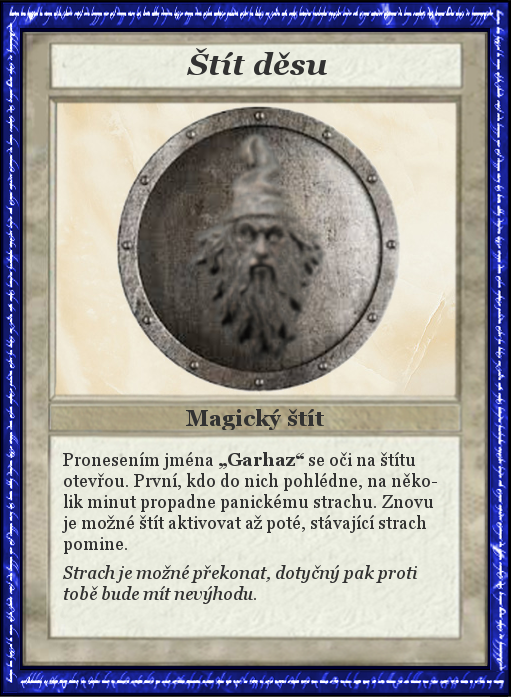
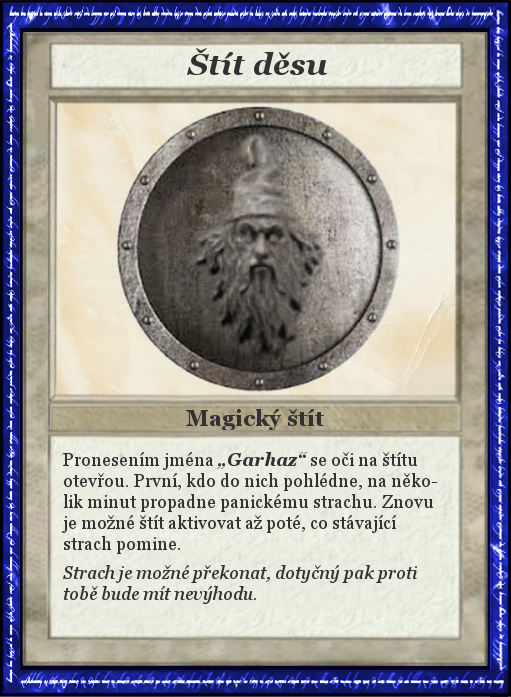
Before/after of a (511, 697) layered artwork. What changed in the layer stack:
painted on "Pronesením jména „Garhaz“ se o..." over left=64, top=452, right=426, bottom=554
painted on "Head" over left=192, top=133, right=327, bottom=359
